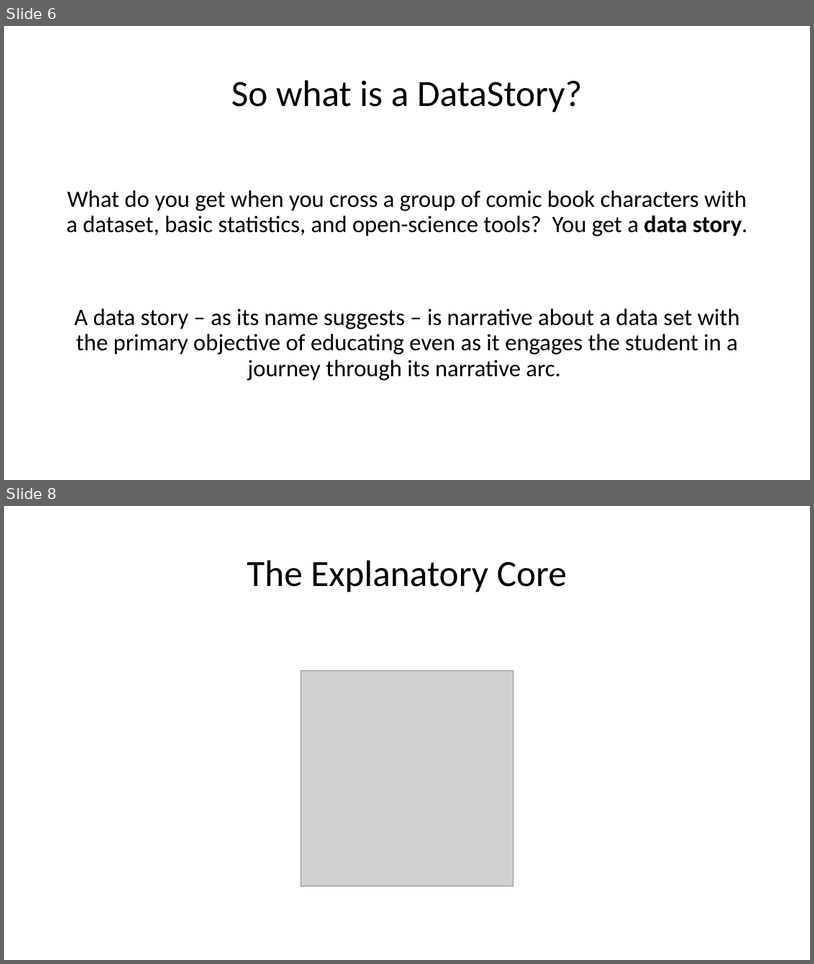
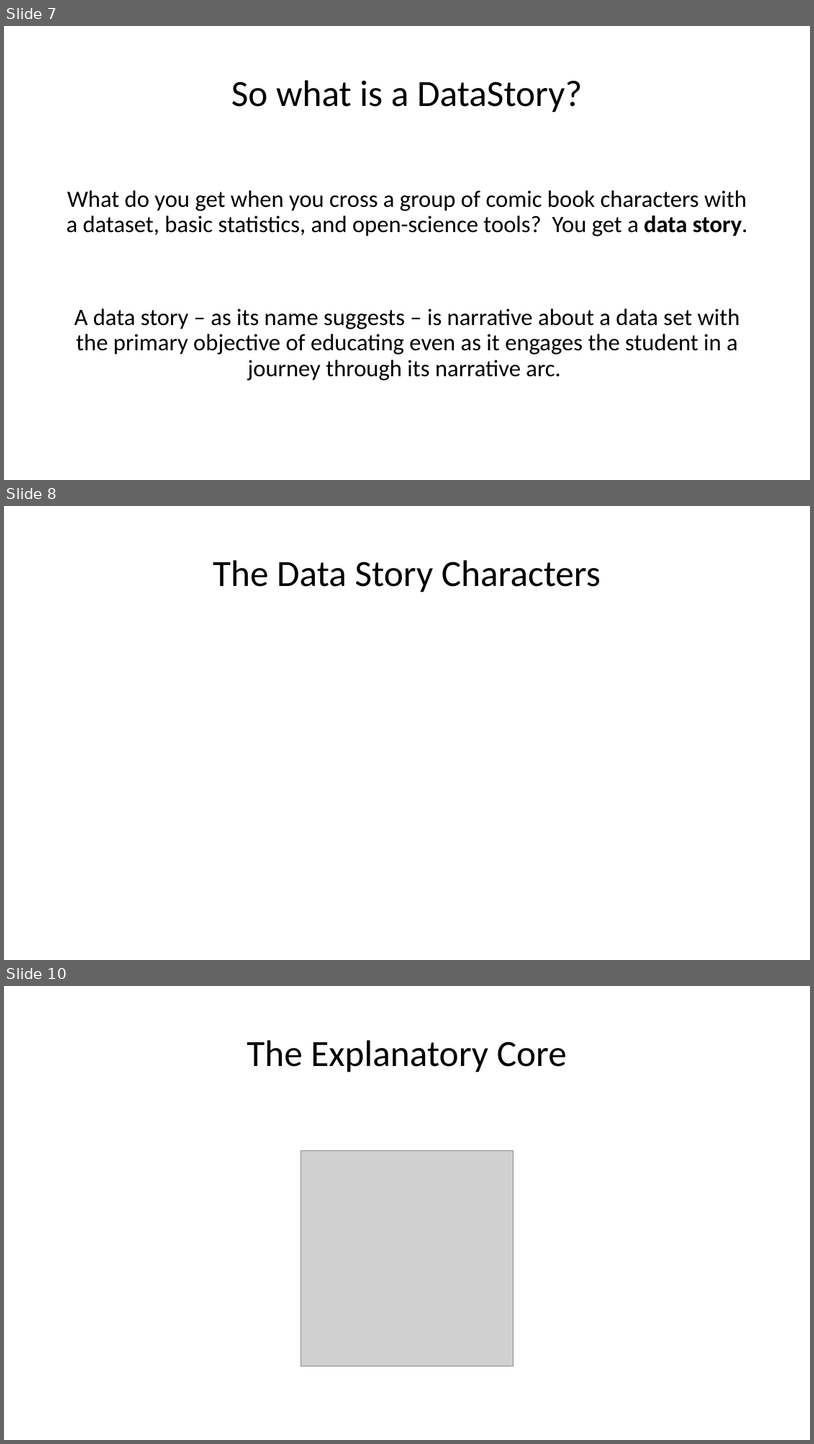
Before and after one commit to mydatastory-dev/projects, a slide deck: _ctsi/ctsi_presentation.pptx. Shown one above the other, each under a label of ours: slides 6 and 8 before the commit, slides 7, 8 and 10 after it; the slides between them are not shown. The pictures are 814x964 and 814x1444 pixels, drawn with LibreOffice and Linux fonts; fonts in the diff are those of the drawing; grey boxes stand for pictures. Boxes give left, top, right and bottom in pixels: in the first picture for what was removed or moved away, otherwise in the second. Text is boxed around its words. In the diff, an @@ line names an element or a change of style, - is before the commit and + after.

```diff
--- a/_ctsi/ctsi_presentation.pptx
+++ b/_ctsi/ctsi_presentation.pptx
@@ slide 8 added at [4,506,810,960], background #FFFFFF @@
@@ title added at [213,560,601,592], 44 pt, text #000000 @@
+The Data Story Characters
@@ what was slide 6 is now slide 7 @@
@@ what was slide 8 is now slide 10 @@
```
Also in this commit, not shown: 4 slides changed, 4 other slides added, 1 slide removed.
